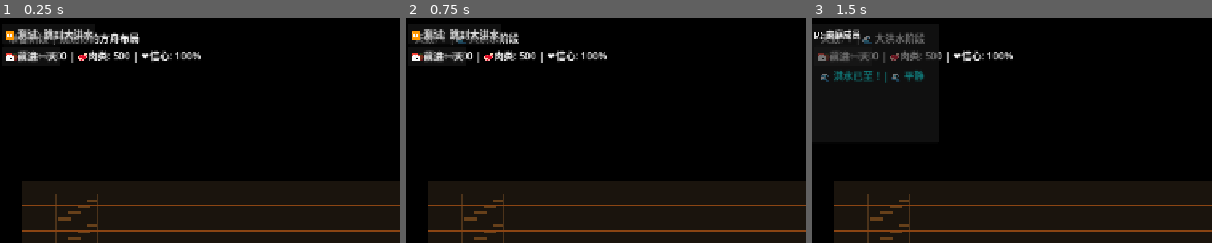
Above: before the commit, frames 1-3 (left to right).
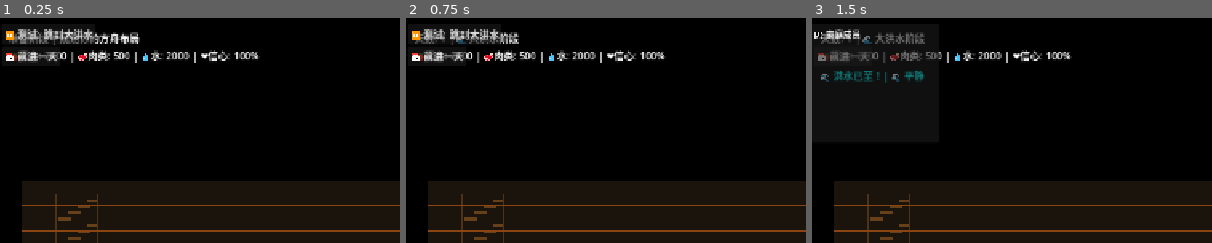
Above: after the commit, the same moments.

Repository: AirtisTech/project_covenant1
Game: Godot game, scene res://scenes/world/ark_scene.tscn
The game is run twice, just before and just after one commit, with the same random seed, the same clock (stepped at 60 frames per second) and the same inputs.
Inputs:
- Up to frame 1 (0.25 s): no input
- Up to frame 2 (0.75 s): click "🌊 洪水已至，登船！" at 0.5 s
- Up to frame 3 (1.5 s): click "⏩ 测试: 跳到大洪水" at 1.25 s
The pictures show only the part of the screen within x 0-50%, y 0-50%; the shares and areas given below are measured in that part.

The runs differ from the first frame. In frame 1, 0.8% of the frame differs, in the area x 35-65%, y 14-20%; in frame 2, 0.8%; in frame 3, 0.8%.

Commit message:
Add survival mechanism: food/water consumption, starvation effects, survival events

Diff:
--- a/scripts/globals/game_manager.gd
+++ b/scripts/globals/game_manager.gd
@@ -10,13 +10,20 @@
 # 数据指标
 var veg_rations: float = 2000.0
 var meat_rations: float = 500.0
+var water: float = 2000.0  # 新增水源
 var faith: float = 100.0
 var ship_stability: float = 100.0
 var weight_distribution: float = 0.0
 var ark_system: Node2D = null
 
+# 生存状态
+var humans_alive: int = 8
+var animals_alive: int = 0
+
 signal stats_updated()
 signal phase_started(new_phase: Phase)
+signal resource_changed(resource: String, amount: float)
+signal survival_event(message: String)
 
 func _ready():
 	print("--- 圣约计划启动 ---")
@@ -45,6 +52,38 @@
 	faith = clamp(faith + amount, 0.0, 100.0)
 	stats_updated.emit()
 
+func consume_resource(resource: String, amount: float) -> bool:
+	match resource:
+		"veg":
+			if veg_rations >= amount:
+				veg_rations -= amount
+				resource_changed.emit("veg", -amount)
+				return true
+		"meat":
+			if meat_rations >= amount:
+				meat_rations -= amount
+				resource_changed.emit("meat", -amount)
+				return true
+		"water":
+			if water >= amount:
+				water -= amount
+				resource_changed.emit("water", -amount)
+				return true
+	return false
+
+func add_resource(resource: String, amount: float):
+	match resource:
+		"veg":
+			veg_rations += amount
+			resource_changed.emit("veg", amount)
+		"meat":
+			meat_rations += amount
+			resource_changed.emit("meat", amount)
+		"water":
+			water += amount
+			resource_changed.emit("water", amount)
+	stats_updated.emit()
+
 func _process(delta):
 	# 只有非布局阶段才走时间
 	if current_phase != Phase.LAYOUT:
@@ -55,10 +94,42 @@
 	if time_of_day >= 1.0:
 		time_of_day = 0.0
 		day = day + 1
-		_consume_daily_rations()
+		_process_daily_survival()
 
-func _consume_daily_rations():
-	# 结算逻辑
-	veg_rations = veg_rations - 100.0 # 模拟一家人的基础消耗
-	if veg_rations < 0: veg_rations = 0
+func _process_daily_survival():
+	# 家人每天消耗
+	var human_food_need = humans_alive * 10.0  # 每人10单位食物
+	var human_water_need = humans_alive * 15.0  # 每人15单位水
+
+	# 尝试消耗食物
+	if veg_rations >= human_food_need:
+		veg_rations -= human_food_need
+	else:
+		# 食物不足，饥饿
+		var deficit = human_food_need - veg_rations
+		veg_rations = 0
+		_hunger_effect("家人", deficit * 0.1)
+
+	# 尝试消耗水
+	if water >= human_water_need:
+		water -= human_water_need
+	else:
+		var deficit = human_water_need - water
+		water = 0
+		_hunger_effect("家人", deficit * 0.15)
+		survival_event.emit("💧 饮用水不足！")
+
+	# 动物每天消耗（通过 AnimalSurvival 处理）
+
 	stats_updated.emit()
+
+func _hunger_effect(who: String, severity: float):
+	# 饥饿/缺水导致信心下降
+	var faith_loss = severity * 5.0
+	faith = max(0, faith - faith_loss)
+	survival_event.emit(who + " 饥饿！信心下降 " + str(faith_loss))
+
+	# 严重时可能导致死亡
+	if severity > 0.5 and randf() < severity * 0.1:
+		humans_alive = max(1, humans_alive - 1)
+		survival_event.emit("💀 一位家人因饥饿去世了...")
--- a/scripts/ui/hud.gd
+++ b/scripts/ui/hud.gd
@@ -18,6 +18,20 @@
 	flood_label.visible = false
 	add_child(flood_label)
 
+	# 创建生存事件显示标签
+	var event_label = Label.new()
+	event_label.name = "EventLabel"
+	event_label.position = Vector2(20, 110)
+	event_label.add_theme_color_override("font_color", Color.ORANGE)
+	event_label.add_theme_font_size_override("font_size", 14)
+	event_label.visible = false
+	add_child(event_label)
+
+	# 连接生存事件信号
+	var gm = get_node_or_null("/root/GameManager")
+	if gm and gm.has_signal("survival_event"):
+		gm.survival_event.connect(_on_survival_event)
+
 func _process(_delta):
 	var gm = get_node_or_null("/root/GameManager")
 	if not gm: return
@@ -35,8 +49,9 @@
 
 	var veg = gm.get("veg_rations")
 	var meat = gm.get("meat_rations")
+	var water = gm.get("water")
 	var faith = gm.get("faith")
-	res_label.text = "🍎素食: %d | 🥩肉类: %d | ❤️信心: %d%%" % [veg, meat, faith]
+	res_label.text = "🍎素食: %d | 🥩肉类: %d | 💧水: %d | ❤️信心: %d%%" % [veg, meat, water, faith]
 
 	# 布局完成后隐藏启动按钮
 	if phase_idx != 0:
@@ -64,3 +79,12 @@
 
 		if get_node_or_null("/root/HapticManager"):
 			get_node("/root/HapticManager").call("heavy")
+
+func _on_survival_event(message: String):
+	var event_label = find_child("EventLabel", true, false)
+	if event_label:
+		event_label.text = message
+		event_label.visible = true
+		# 3秒后隐藏
+		await get_tree().create_timer(3.0).timeout
+		event_label.visible = false
